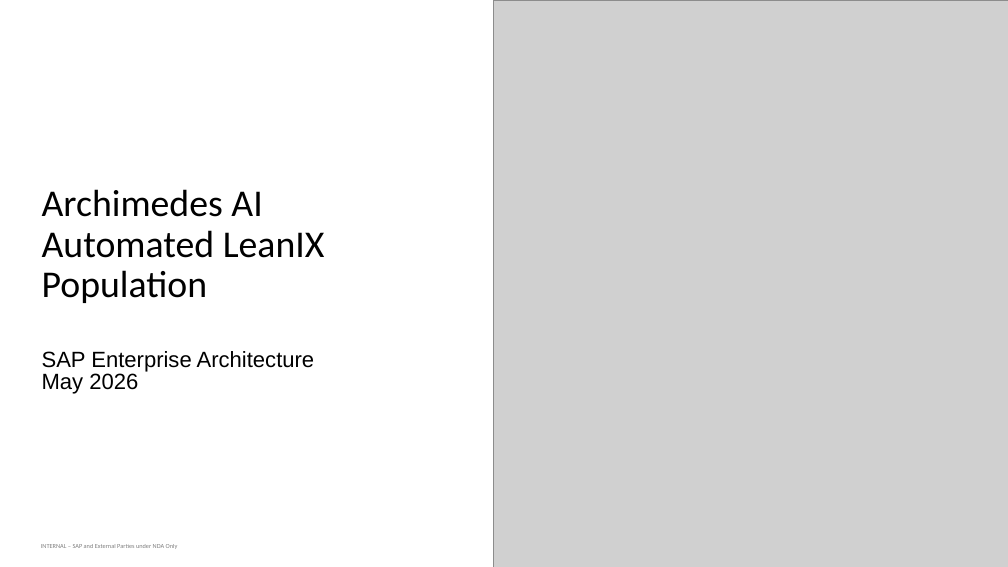
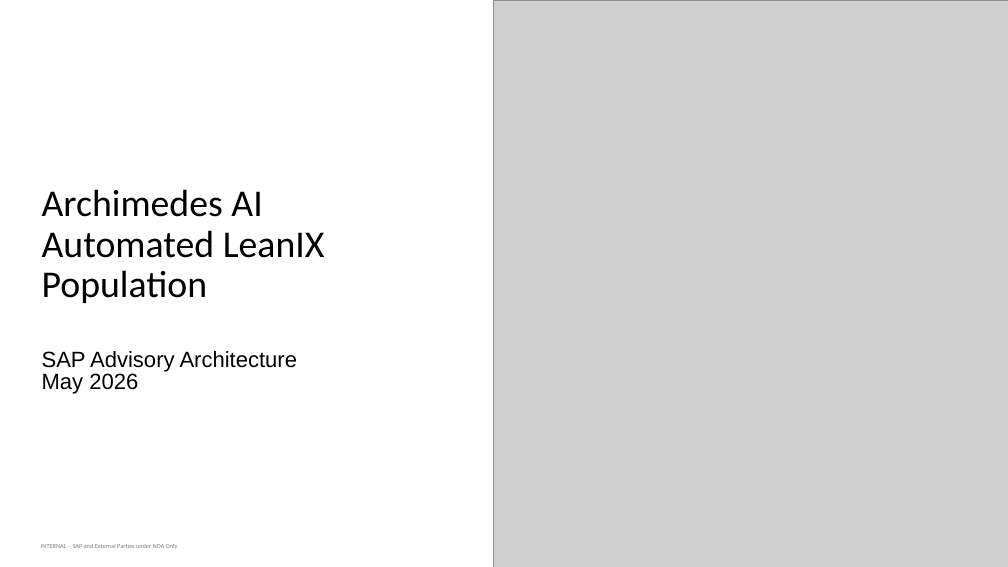
Before and after one commit to antorchasdata/archimedes-ai-final, a slide deck: slide 1 of Archimedes_AI_Presentation.pptx. Drawn at 1008x567 pixels with LibreOffice and Linux fonts; fonts in the diff are those of the drawing; grey boxes stand for pictures; background and template pictures are left out. Boxes give left, top, right and bottom in pixels: in the first picture for what was removed or moved away, otherwise in the second. Text is boxed around its words. In the diff, an @@ line names an element or a change of style, - is before the commit and + after.

Commit message:
fix(deck): rebrand cover eyebrow to SAP Advisory Architecture
The PPTX generator was still writing "SAP Enterprise Architecture" into
the dynamic cover placeholder, so the PPTX cover diverged from the HTML
and PDF (which already say Advisory Architecture).

```diff
--- a/Archimedes_AI_Presentation.pptx
+++ b/Archimedes_AI_Presentation.pptx
@@ text at bbox=[42, 351, 298, 372]: text changed @@
-SAP Enterprise Architecture
+SAP Advisory Architecture
```
Also in this commit, not shown: 1 other file.
